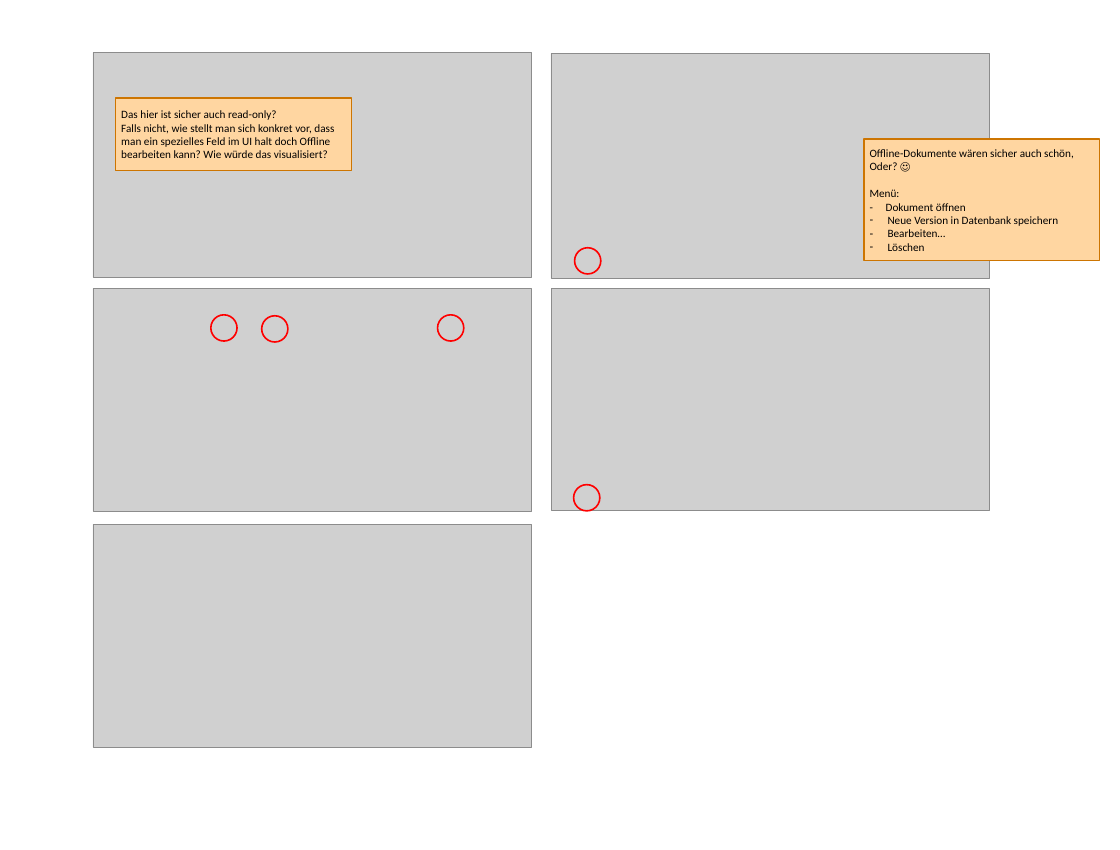
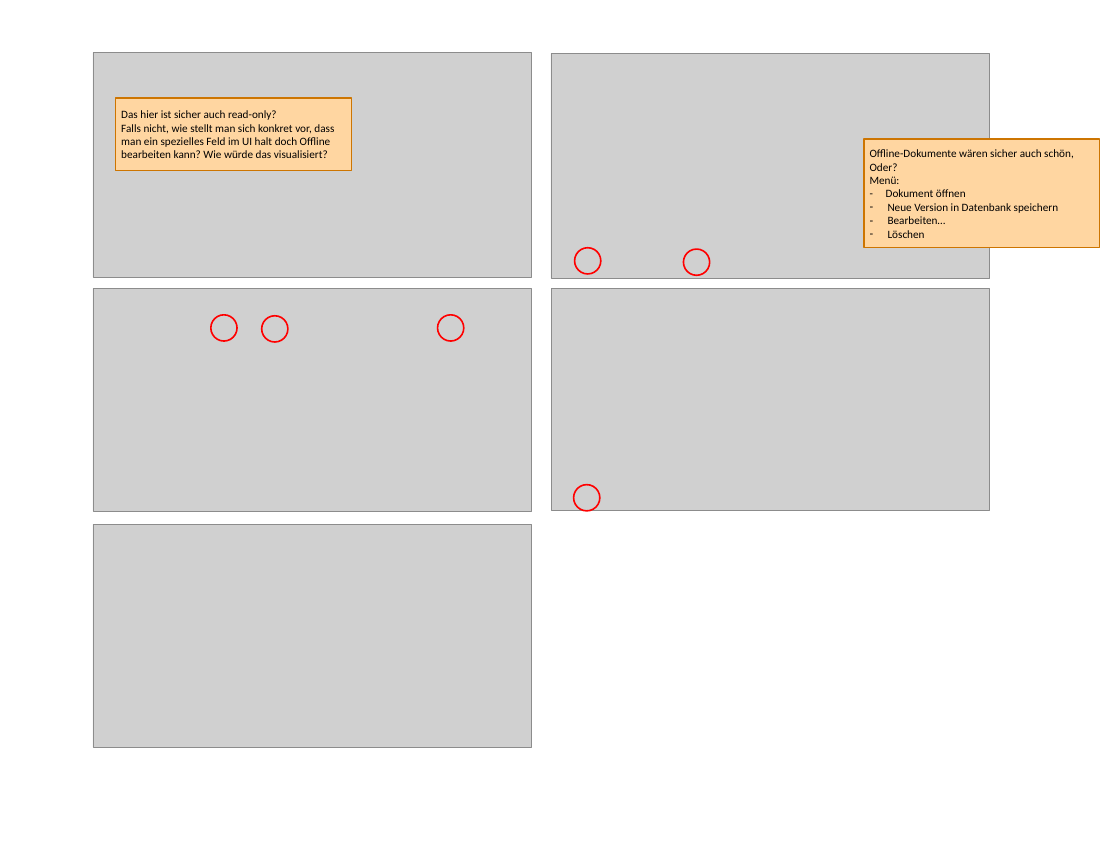
Before and after one commit to eclipse-scout/scout.rt, a slide deck: slide 6 of org.eclipse.scout.rt.ui.html.parent/org.eclipse.scout.rt.ui.html/docs/technical/Offline Challenges.pptx (slide 5 before the commit). Drawn at 1120x850 pixels with LibreOffice and Linux fonts; fonts in the diff are those of the drawing; grey boxes stand for pictures. Boxes give left, top, right and bottom in pixels: in the first picture for what was removed or moved away, otherwise in the second. Text is boxed around its words. In the diff, an @@ line names an element or a change of style, - is before the commit and + after.

```diff
--- a/org.eclipse.scout.rt.ui.html.parent/org.eclipse.scout.rt.ui.html/docs/technical/Offline Challenges.pptx
+++ b/org.eclipse.scout.rt.ui.html.parent/org.eclipse.scout.rt.ui.html/docs/technical/Offline Challenges.pptx
@@ rectangle "Offline-Dokumente wären sicher auch schön,": place and size @@
-rectangle "Offline-Dokumente wären sicher auch schön," at [864,139,1099,261]
+rectangle "Offline-Dokumente wären sicher auch schön," at [864,139,1099,248]
@@ text in rectangle at [870,163,898,171]: text changed @@
-Oder? ☺
+Oder?
@@ ellipse added at [684,249,710,275], outline #FF0000 2 pt @@
```
Also in this commit, not shown: 6 other slides changed, 4 slides added, 1 other file.
